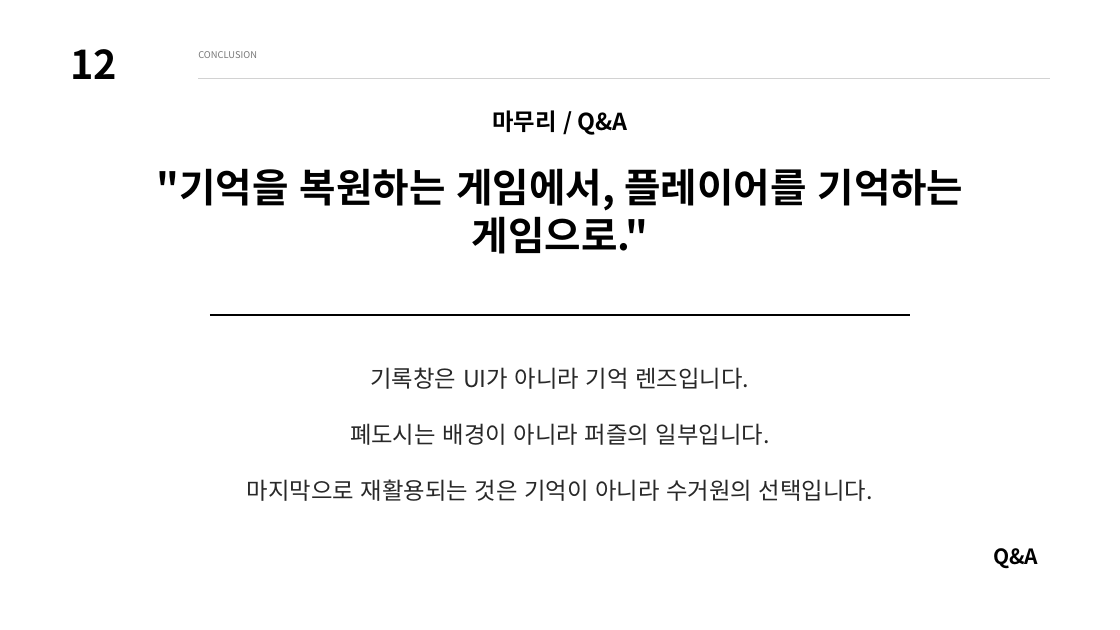
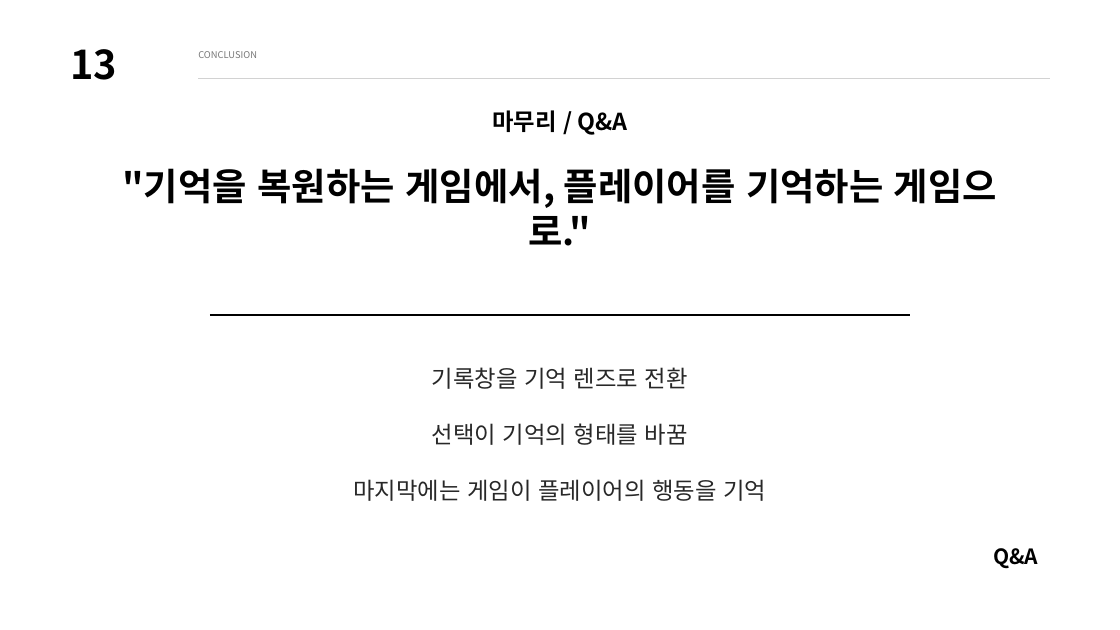
Before and after one commit to wodnd0403/memory_recycler, a slide deck: slide 13 of Docs/MemoryRecycler3D_Final_Presentation_SAFE.pptx (slide 12 before the commit). Drawn at 1120x630 pixels with LibreOffice and Linux fonts; fonts in the diff are those of the drawing. Boxes give left, top, right and bottom in pixels: in the first picture for what was removed or moved away, otherwise in the second. Text is boxed around its words. In the diff, an @@ line names an element or a change of style, - is before the commit and + after.

```diff
--- a/Docs/MemoryRecycler3D_Final_Presentation_SAFE.pptx
+++ b/Docs/MemoryRecycler3D_Final_Presentation_SAFE.pptx
@@ text at [70,49,117,80]: text changed @@
-12
+13
@@ text ""기억을 복원하는 게임에서, 플레이어를 기억하는 ..." at [122,168,997,246]: size 34 to 32 pt @@
@@ text at [432,367,688,389]: text changed @@
-기록창은 UI가 아니라 기억 렌즈입니다.
+기록창을 기억 렌즈로 전환
@@ text at [432,423,688,445]: text changed @@
-폐도시는 배경이 아니라 퍼즐의 일부입니다.
+선택이 기억의 형태를 바꿈
@@ text at [353,479,766,501]: text changed @@
-마지막으로 재활용되는 것은 기억이 아니라 수거원의 선택입니다.
+마지막에는 게임이 플레이어의 행동을 기억
```
Also in this commit, not shown: 9 other slides changed, 3 slides added, 2 slides removed, 3 other files.
